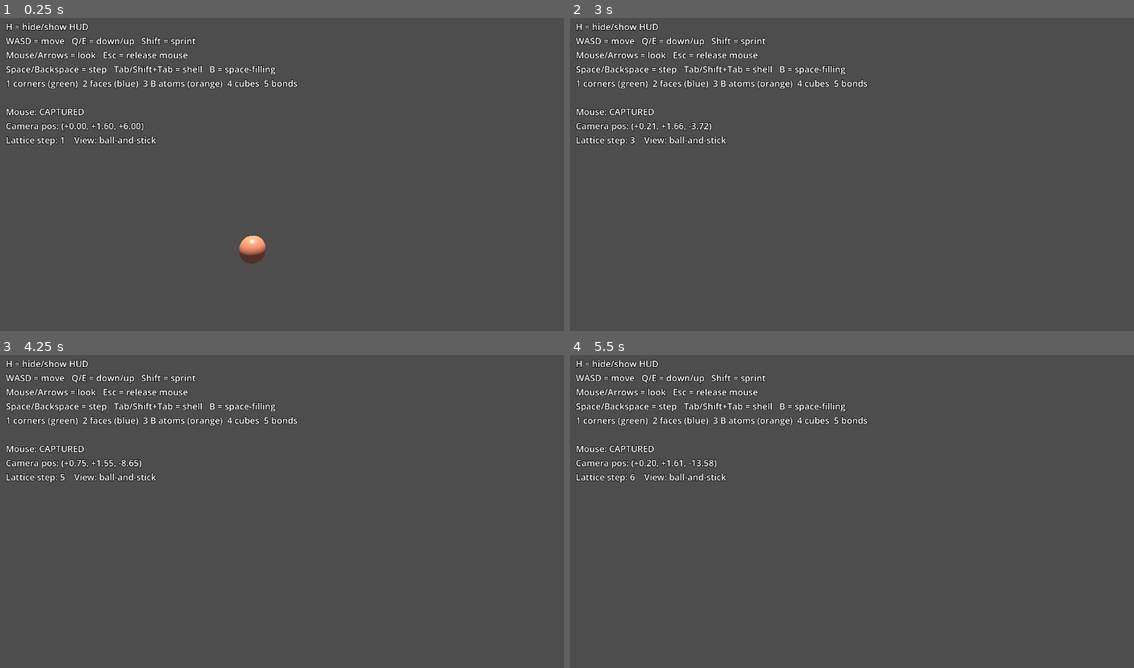
Above: before the commit, frames 1-4 (two rows, left to right).
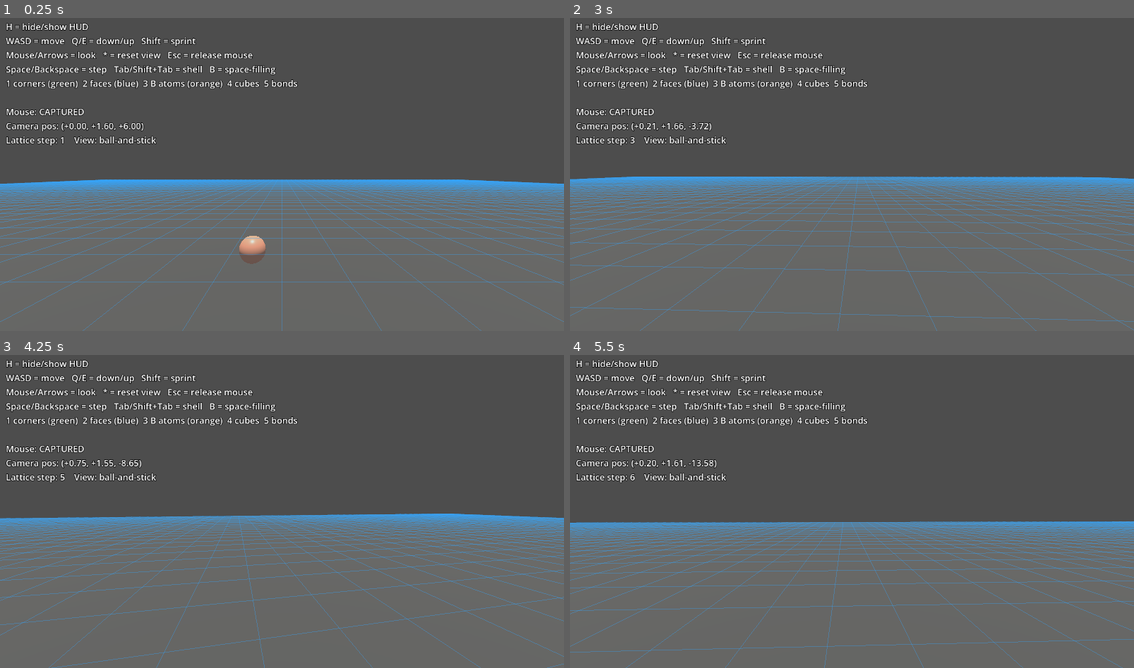
Above: after the commit, the same moments.

Repository: mikaelv/godot_crystal
Game: Godot game, scene res://node_3d.tscn
The game is run twice, just before and just after one commit, with the same random seed, the same clock (stepped at 60 frames per second) and the same inputs.
Inputs (mouse positions are in pixels of both pictures, inside the frame that each line leads up to):
- Up to frame 1 (0.25 s): no input
- Up to frame 2 (3 s): tap Enter at 0.5 s; move the mouse to (880, 171) at 0.52 s; hold W from 0.53 s (still down); tap 1 at 0.6 s; click (880, 171) at 0.67 s; tap Space at 0.77, 1.52 s; move the mouse to (823, 174) at 1.27 s; tap 2 at 1.35 s; click (823, 174) at 1.42 s; move the mouse to (863, 168) at 2.02 s; tap 3 at 2.1 s; click (863, 168) at 2.17 s; move the mouse to (846, 177) at 2.77 s; tap 4 at 2.85 s; click (846, 177) at 2.92 s
- Up to frame 3 (4.25 s): keep holding W; tap Space at 3.02, 3.77 s; move the mouse to (321, 514) at 3.52 s; tap 5 at 3.6 s; click (321, 514) at 3.67 s
- Up to frame 4 (5.5 s): keep holding W; move the mouse to (806, 505) at 4.27 s; tap 6 at 4.35 s; click (806, 505) at 4.42 s; tap Space at 4.52 s; move the mouse to (857, 508) at 5.02 s; tap 7 at 5.1 s; click (857, 508) at 5.17 s

The runs differ from the first frame. In frame 1, 48% of the frame differs, in the area x 0-100%, y 10-100%; in frame 2, 49%; in frame 3, 49%; in frame 4, 47%.

Commit message:
Ajout de la touche * pour reset camera ; ajout du sol et de la grille horizontale

Diff:
--- a/debug_hud.gd
+++ b/debug_hud.gd
@@ -68,7 +68,7 @@
 	else:
 		lines.append("H = hide/show HUD")
 		lines.append("WASD = move   Q/E = down/up   Shift = sprint")
-		lines.append("Mouse/Arrows = look   Esc = release mouse")
+		lines.append("Mouse/Arrows = look   * = reset view   Esc = release mouse")
 		lines.append("Space/Backspace = step   Tab/Shift+Tab = shell   B = space-filling")
 		lines.append("1 corners (green)  2 faces (blue)  3 B atoms (orange)  4 cubes  5 bonds")
 	lines.append("")
--- /dev/null
+++ b/floor_grid.gd
@@ -0,0 +1,34 @@
+extends MeshInstance3D
+
+@export var grid_size: int = 80
+@export var grid_step: float = 1.0
+@export var grid_y_offset: float = 0.01
+@export var grid_color: Color = Color(0.2, 0.65, 1.0, 0.35)
+
+func _ready() -> void:
+	var grid := MeshInstance3D.new()
+	grid.name = "GridLines"
+	grid.mesh = _make_grid_mesh()
+	grid.material_override = _make_grid_material()
+	add_child(grid)
+
+func _make_grid_mesh() -> ImmediateMesh:
+	var half_size := grid_size * 0.5
+	var mesh := ImmediateMesh.new()
+	mesh.surface_begin(Mesh.PRIMITIVE_LINES)
+	var line_count := int(grid_size / grid_step)
+	for i in range(line_count + 1):
+		var offset := -half_size + i * grid_step
+		mesh.surface_add_vertex(Vector3(offset, grid_y_offset, -half_size))
+		mesh.surface_add_vertex(Vector3(offset, grid_y_offset, half_size))
+		mesh.surface_add_vertex(Vector3(-half_size, grid_y_offset, offset))
+		mesh.surface_add_vertex(Vector3(half_size, grid_y_offset, offset))
+	mesh.surface_end()
+	return mesh
+
+func _make_grid_material() -> StandardMaterial3D:
+	var material := StandardMaterial3D.new()
+	material.albedo_color = grid_color
+	material.transparency = BaseMaterial3D.TRANSPARENCY_ALPHA
+	material.shading_mode = BaseMaterial3D.SHADING_MODE_UNSHADED
+	return material
--- a/node_3d.tscn
+++ b/node_3d.tscn
@@ -3,16 +3,30 @@
 [ext_resource type="Script" uid="uid://bsdpwc14ebhv4" path="res://vr_rig.gd" id="3_a0tk4"]
 [ext_resource type="Script" uid="uid://dlbjnjcyigo3k" path="res://lattice.gd" id="4_lattice"]
 [ext_resource type="Script" uid="uid://csqdlf30sx55b" path="res://debug_hud.gd" id="5_debug"]
+[ext_resource type="Script" path="res://floor_grid.gd" id="6_floor_grid"]
 
 [sub_resource type="Environment" id="Environment_noarx"]
 ambient_light_source = 2
 ambient_light_color = Color(0.55, 0.6, 0.7, 1)
 ambient_light_energy = 0.35
 
+[sub_resource type="StandardMaterial3D" id="StandardMaterial3D_floor"]
+transparency = 1
+albedo_color = Color(0.42, 0.42, 0.4, 0.32)
+roughness = 0.9
+
+[sub_resource type="PlaneMesh" id="PlaneMesh_floor"]
+size = Vector2(80, 80)
+
 [node name="Node3D" type="Node3D" unique_id=1913848494]
 
 [node name="cristamagVR_3x3x3_colored" parent="." unique_id=1824326214]
 visible = false
+
+[node name="NeutralConcreteFloor" type="MeshInstance3D" parent="." unique_id=260059904]
+mesh = SubResource("PlaneMesh_floor")
+material_override = SubResource("StandardMaterial3D_floor")
+script = ExtResource("6_floor_grid")
 
 [node name="VRRig" type="XROrigin3D" parent="." unique_id=150905196]
 script = ExtResource("3_a0tk4")
--- a/vr_rig.gd
+++ b/vr_rig.gd
@@ -12,6 +12,9 @@
 @export var look_sensitivity: float = 0.0025  # desktop mouse-look
 @export var keyboard_look_speed: float = 1.5  # rad/s — desktop arrow keys
 @export var turn_speed: float = 1.5           # XR right-stick yaw
+
+const DESKTOP_CAMERA_START_POSITION := Vector3(0, 1.6, 0)
+const DESKTOP_RIG_START_POSITION := Vector3(0, 0, 6)
 
 @onready var xr_camera: XRCamera3D = $XRCamera3D
 @onready var left_controller: XRController3D = $LeftHand
@@ -50,9 +53,8 @@
 		_setup_enter_xr_buttons()
 	# Desktop free-fly: put the camera at eye height with no XR offset,
 	# back the rig away from the lattice so we can see it on spawn.
-	xr_camera.position = Vector3(0, 1.6, 0)
 	xr_camera.current = true
-	global_position = Vector3(0, 0, 6)
+	_reset_desktop_view()
 	Input.mouse_mode = Input.MOUSE_MODE_CAPTURED
 
 # Tiny on-screen buttons shown only when the browser reports a session of
@@ -138,6 +140,8 @@
 	elif event is InputEventKey and event.pressed and not event.echo:
 		if event.keycode == KEY_ESCAPE:
 			Input.mouse_mode = Input.MOUSE_MODE_VISIBLE
+		elif event.keycode == KEY_ASTERISK or event.keycode == KEY_KP_MULTIPLY:
+			_reset_desktop_view()
 	elif event is InputEventMouseButton and event.pressed and Input.mouse_mode != Input.MOUSE_MODE_CAPTURED:
 		Input.mouse_mode = Input.MOUSE_MODE_CAPTURED
 
@@ -173,6 +177,14 @@
 	# Camera-local input → world, so W follows where you're looking.
 	var world_move := xr_camera.global_transform.basis * input.normalized()
 	global_translate(world_move * speed * delta)
+
+func _reset_desktop_view() -> void:
+	_yaw = 0.0
+	_pitch = 0.0
+	position = DESKTOP_RIG_START_POSITION
+	rotation = Vector3.ZERO
+	xr_camera.position = DESKTOP_CAMERA_START_POSITION
+	xr_camera.rotation = Vector3.ZERO
 
 func _process_xr(delta: float) -> void:
 	if left_controller:
Not shown, added: floor_grid.gd.uid
